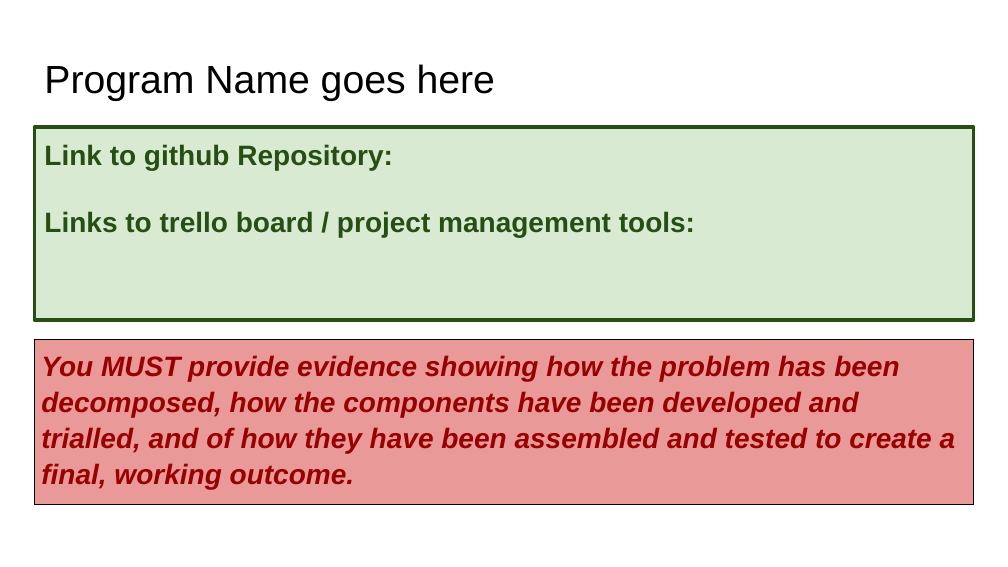
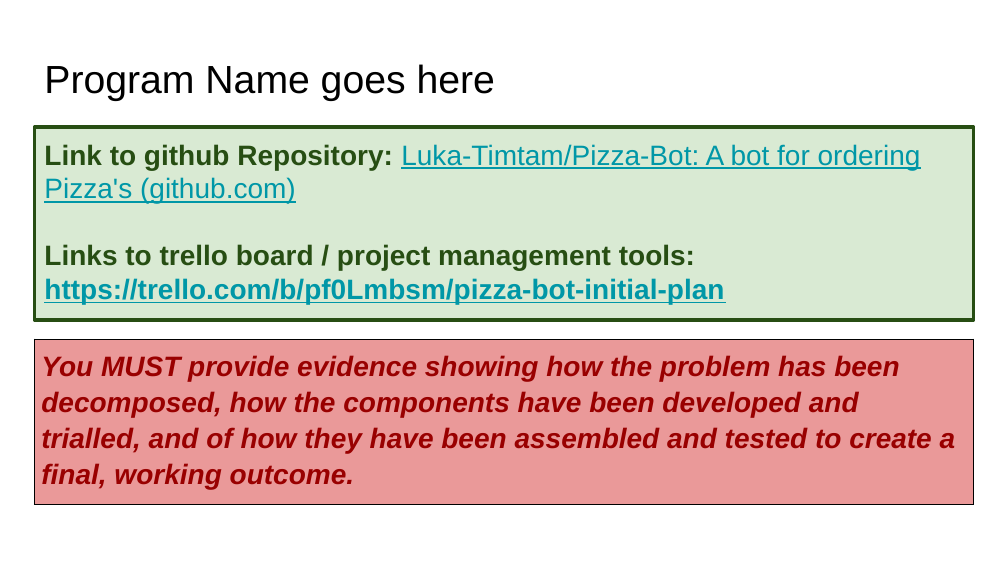
Before and after one commit to Luka-Timtam/Pizza-Bot, a slide deck: slide 1 of 022_91893+_+91897+Documentation.pptx. Drawn at 1008x567 pixels with LibreOffice and Linux fonts; fonts in the diff are those of the drawing. Boxes give left, top, right and bottom in pixels: in the first picture for what was removed or moved away, otherwise in the second. Text is boxed around its words. In the diff, an @@ line names an element or a change of style, - is before the commit and + after.

```diff
--- a/022_91893+_+91897+Documentation.pptx
+++ b/022_91893+_+91897+Documentation.pptx
@@ text at bbox=[44, 144, 921, 304]: text changed; text colour #274E13 to #0097A7 @@
-Link to github Repository:
-Links to trello board / project management tools:
+Link to github Repository: Luka-Timtam/Pizza-Bot: A bot for ordering Pizza's (github.com)
+Links to trello board / project management tools: https://trello.com/b/pf0Lmbsm/pizza-bot-initial-plan
```
Also in this commit, not shown: 1 slide added, 1 slide removed.
